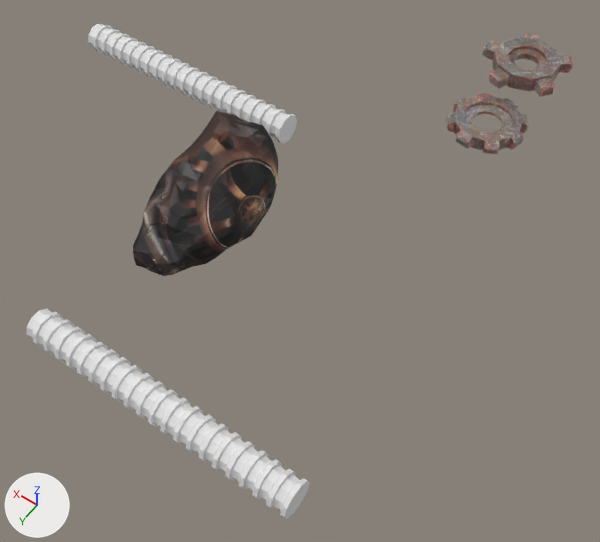
What one commit did to the Blender file Assets/Enemies/Shapeless/ModelsAssociated/Shapeless.blend.
Both versions are drawn from a 50 mm camera at (-11.6, 10.7, 18.2) aimed at (-2.6, -1.9, -1.6). Lighting does not change. The marker at lower left points along +X, +Y and +Z.

Names of what the first picture shows: 'Cog01', 'Cog02', 'shitslug.002', 'tubestart', 'tubestart.001'.
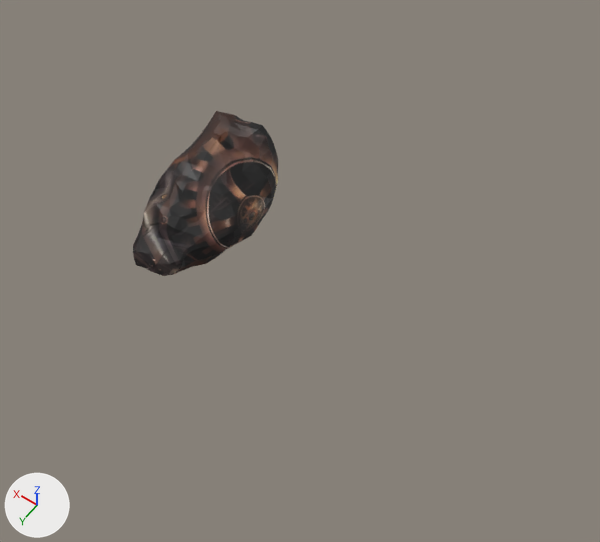
ob_poly_001 is not drawn itself; it is used by a modifier of ob_tubestart_001.

Edits to the bpy script that builds the scene:
```text
Remove ob_cog01:
    ob_cog01 = bpy.data.objects.new('Cog01', me_cylinder)
    ob_cog01.location = (-5.22, -7.91, 1.26)
Remove ob_cog02:
    ob_cog02 = bpy.data.objects.new('Cog02', me_cylinder_001)
    ob_cog02.location = (-5.21, -10.19, 1.98)
Remove ob_tubestart:
    ob_tubestart = bpy.data.objects.new('tubestart', me_cylinder_002)
    ob_tubestart.location = (0.27, -5.17, 0.16)
Remove ob_tubestart_001:
    ob_tubestart_001 = bpy.data.objects.new('tubestart.001', me_cylinder_003)
    ob_tubestart_001.location = (-7.13, 4.62, 0.16)
    _m = ob_tubestart_001.modifiers.new('Array', 'ARRAY')
    _m.fit_type = 'FIT_CURVE'
    _m.curve = ob_poly_001
    _m.use_merge_vertices = True
Remove ob_poly_001:
    ob_poly_001 = bpy.data.objects.new('poly.001', cu_nurbspath_001)
    ob_poly_001.location = (-7.13, 4.62, 0.16)
```

Where the change shows, as pixel boxes [x1, y1, x2, y2] in the pictures (600 x 542 px):
'tubestart.001', deleted: before [27, 309, 310, 519]
'tubestart', deleted: before [88, 24, 297, 143]
'Cog02', deleted: before [482, 33, 573, 97]
'Cog01', deleted: before [446, 94, 529, 154]
